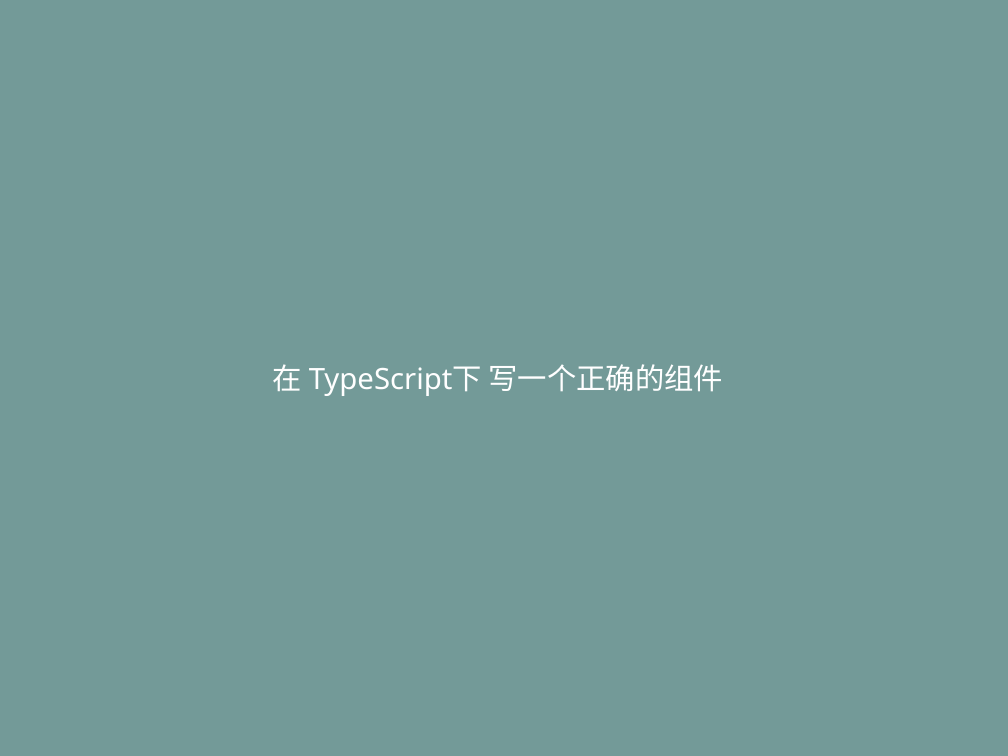
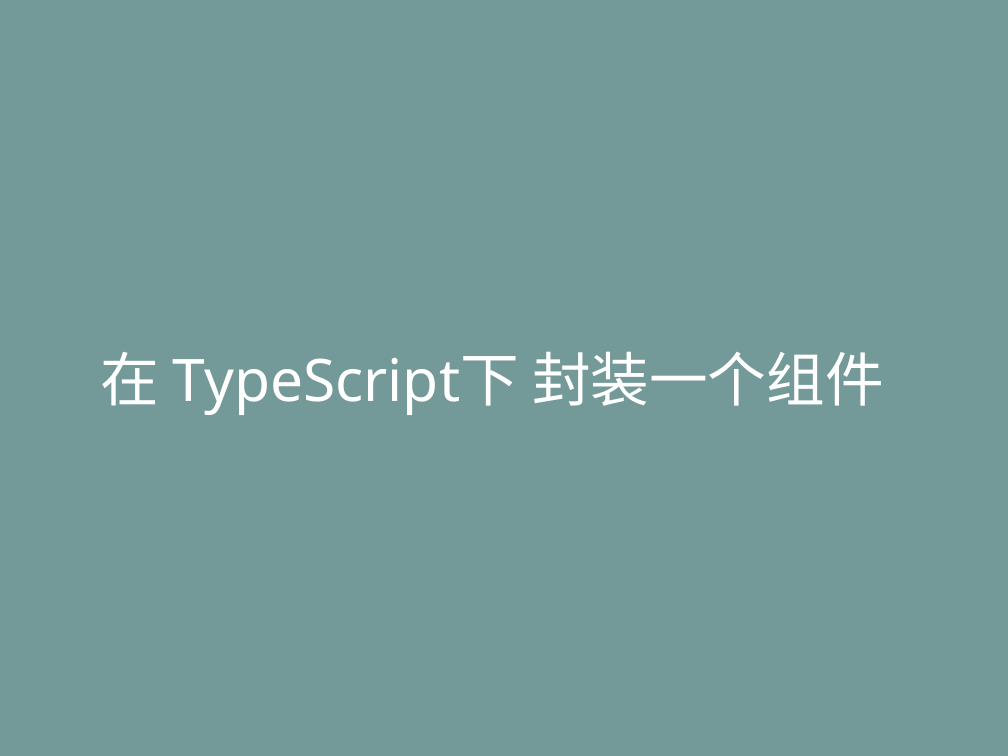
Before and after one commit to life0727/blog, a slide deck: slide 12 of ppt/typescript（三）.pptx (slide 5 before the commit). Drawn at 1008x756 pixels with LibreOffice and Linux fonts; fonts in the diff are those of the drawing. Boxes give left, top, right and bottom in pixels: in the first picture for what was removed or moved away, otherwise in the second. Text is boxed around its words. In the diff, an @@ line names an element or a change of style, - is before the commit and + after.

```diff
--- a/ppt/typescript（三）.pptx
+++ b/ppt/typescript（三）.pptx
@@ text at [101,351,884,415]: text changed; size 33 to 66 pt @@
-在 TypeScript下 写一个正确的组件
+在 TypeScript下 封装一个组件
```
Also in this commit, not shown: 3 other slides changed, 7 slides added.
